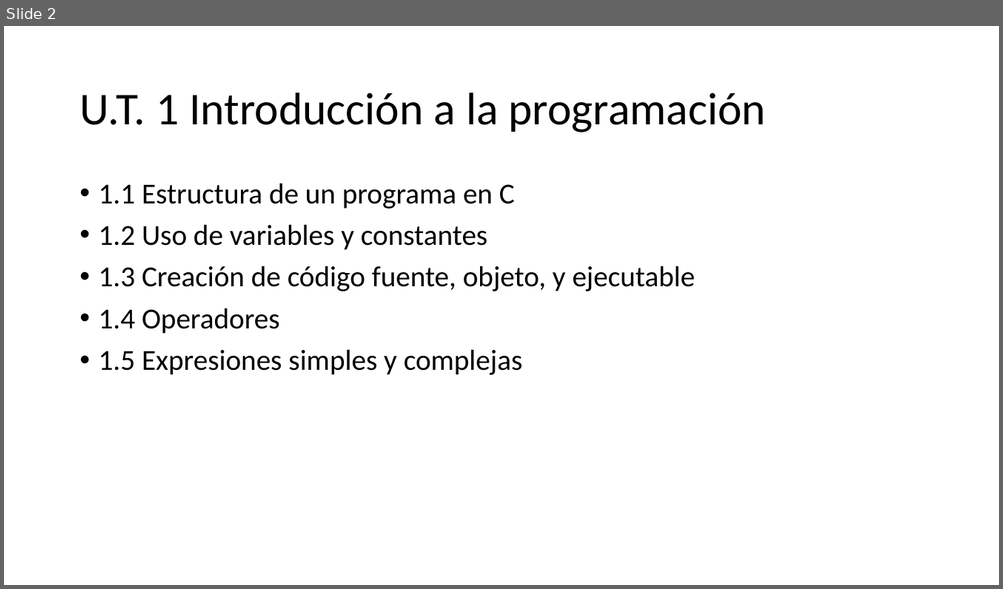
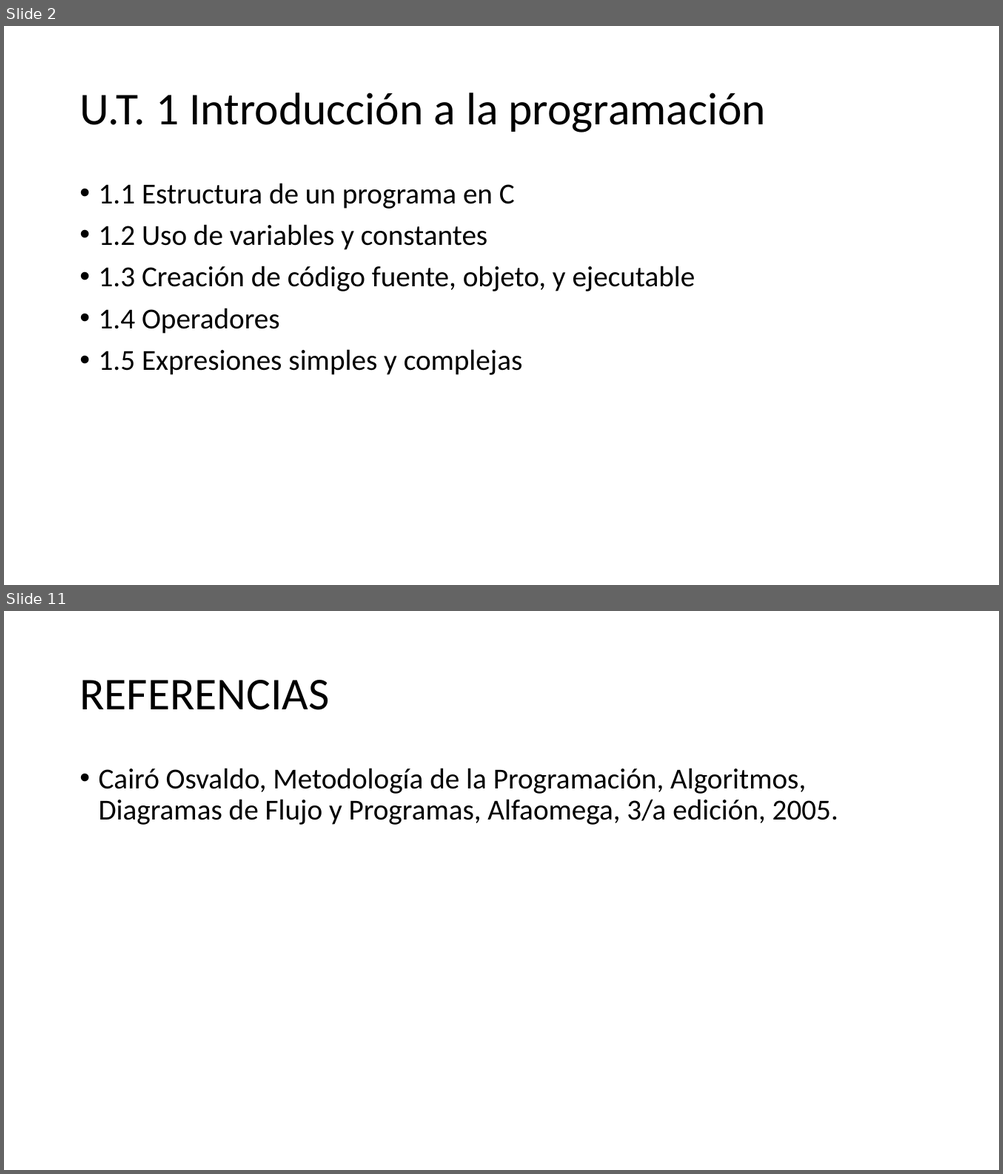
Before and after one commit to programacionestructurada/2021-2, a slide deck: U1_Introduccion_a_la_programacion/U1.pptx. Shown one above the other, each under a label of ours: slide 2 before the commit, slides 2 and 11 after it; the slides between them are not shown. The pictures are 1003x589 and 1003x1174 pixels, drawn with LibreOffice and Linux fonts; fonts in the diff are those of the drawing. Boxes give left, top, right and bottom in pixels: in the first picture for what was removed or moved away, otherwise in the second. Text is boxed around its words. In the diff, an @@ line names an element or a change of style, - is before the commit and + after.

```diff
--- a/U1_Introduccion_a_la_programacion/U1.pptx
+++ b/U1_Introduccion_a_la_programacion/U1.pptx
@@ slide 11 added at <box>4,611,999,1170</box>, background #FFFFFF @@
@@ title added at <box>79,680,329,710</box>, 44 pt, text #000000 @@
+REFERENCIAS
@@ text added at <box>99,768,838,825</box>, 28 pt, text #000000 @@
+• Cairó Osvaldo, Metodología de la Programación, Algoritmos, Diagramas de Flujo y Programas, Alfaomega, 3/a edición, 2005.
```
Also in this commit, not shown: 1 slide changed, 8 other slides added, 1 slide removed, 1 other file.
